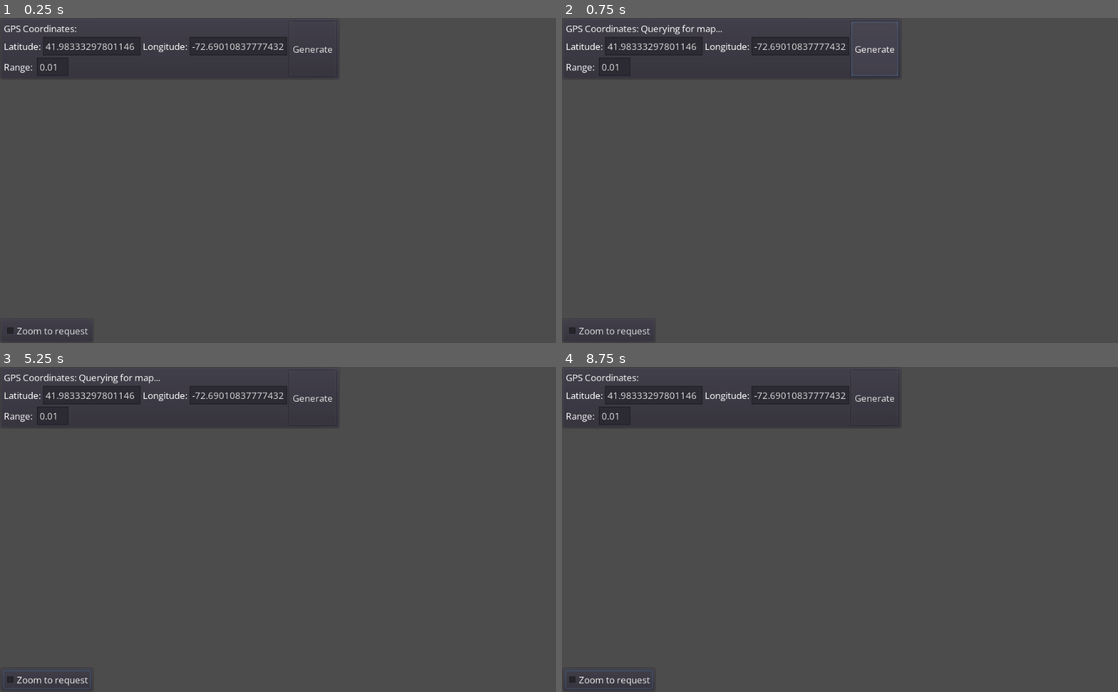
Above: before the commit, frames 1-4 (two rows, left to right).
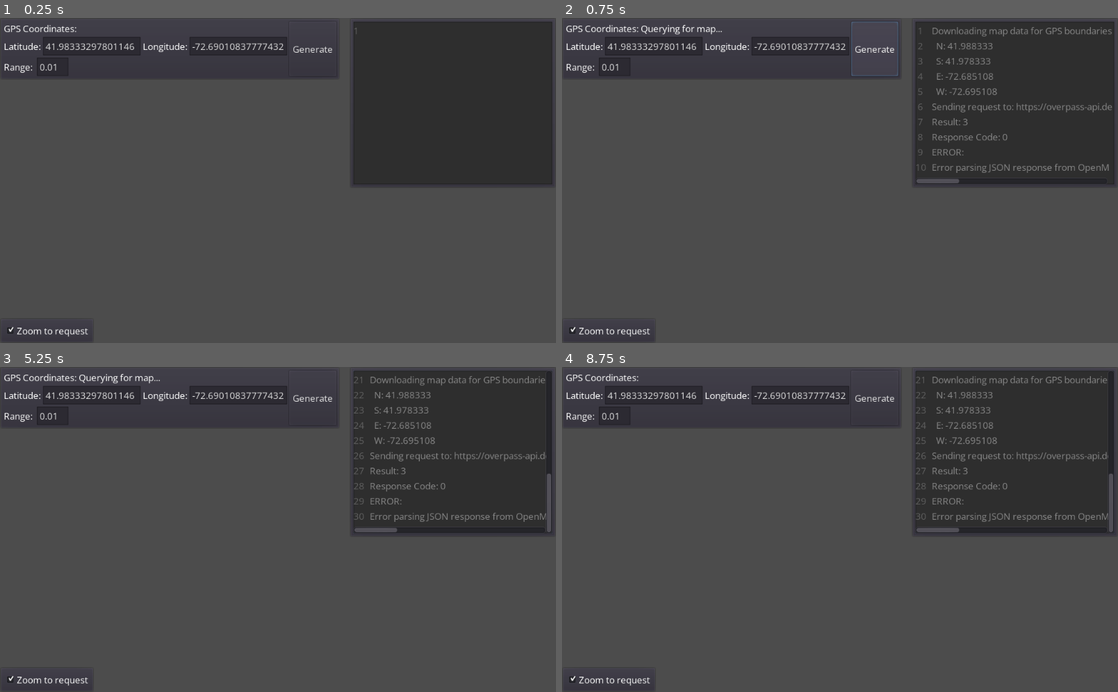
Above: after the commit, the same moments.

Repository: Netruk44/walking-app-proto-v2
Game: Godot game, scene res://scenes/Root.tscn
The game is run twice, just before and just after one commit, with the same random seed, the same clock (stepped at 60 frames per second) and the same inputs.
Inputs (mouse positions are in pixels of both pictures, inside the frame that each line leads up to):
- Up to frame 1 (0.25 s): no input
- Up to frame 2 (0.75 s): click "Generate" at 0.5 s
- Up to frame 3 (5.25 s): click "Zoom to request" at 1.25 s; click "Generate" at 2 s; click "Zoom to request" at 2.75 s; click "Generate" at 3.5 s; click "Zoom to request" at 4.25 s; tap Enter at 5 s; move the mouse to (400, 513) at 5.02 s; click (400, 513) at 5.17 s
- Up to frame 4 (8.75 s): tap Space at 5.75, 7.25 s; drag from (728, 545) to (812, 594) at 5.77 s; tap Enter at 6.5, 8 s; move the mouse to (895, 458) at 6.52 s; click (895, 458) at 6.67 s; drag from (812, 594) to (673, 480) at 7.27 s; move the mouse to (1006, 578) at 8.02 s; click (1006, 578) at 8.17 s

The runs differ from the first frame. In frame 1, 18% of the frame differs, in the area x 1-100%, y 1-98%; in frame 2, 16%; in frame 3, 16%; in frame 4, 16%.

Commit message:
Scale node[pos] to be near 0..1 instead of 0..window_size for easier saving

Diff:
--- a/scenes/Root.tscn
+++ b/scenes/Root.tscn
@@ -33,13 +33,13 @@
 script = ExtResource( 6 )
 
 [node name="Map" type="Node2D" parent="."]
-z_index = -100
 script = ExtResource( 5 )
 mapLineColor = Color( 0.905882, 0.309804, 0.309804, 1 )
 mapLineWidth = 6.0
 mapStrokeWidth = 5.0
 
 [node name="UI_CanvasLayer" type="CanvasLayer" parent="."]
+layer = 10
 
 [node name="UI" type="Control" parent="UI_CanvasLayer"]
 anchor_right = 1.0
@@ -52,7 +52,6 @@
 margin_bottom = 114.0
 
 [node name="ConsolePanel" parent="UI_CanvasLayer/UI" instance=ExtResource( 4 )]
-visible = false
 anchor_left = 1.0
 anchor_right = 1.0
 margin_left = -380.0
@@ -70,6 +69,7 @@
 margin_top = 7.0
 margin_right = 166.0
 margin_bottom = 39.0
+pressed = true
 text = "Zoom to request"
 
 [connection signal="on_error" from="Logic/OpenMapsApi" to="." method="_on_error"]
--- a/scripts/Map.gd
+++ b/scripts/Map.gd
@@ -15,15 +15,6 @@
 var nodes = {} # "id": int64:  {"lat": float, "lon": float}
 var ways = {} # "id": int64: {"nodes": list<int64>}
 
-# Calculated data
-var window_bottom = 999.0
-var window_top = -999.0
-var window_left = 999.0
-var window_right = -999.0
-
-# Precalculated drawing lines
-var requested_window_list = PoolVector2Array()
-
 func on_info(txt):
 	emit_signal("on_info", txt)
 
@@ -35,7 +26,8 @@
 	pass # Replace with function body.
 
 func _draw():
-	draw_multiline(self.requested_window_list, Color.green)
+	pass
+	#draw_multiline(self.requested_window_list, Color.green)
 
 
 # Called every frame. 'delta' is the elapsed time since the previous frame.
@@ -45,11 +37,6 @@
 func reset():
 	self.nodes = {}
 	self.ways = {}
-	self.window_bottom = 999.0
-	self.window_top = -999.0
-	self.window_left = 999.0
-	self.window_right = -999.0
-	self.requested_window_list = PoolVector2Array()
 
 	# Remove all child nodes
 	for n in get_children():
@@ -64,9 +51,6 @@
 	var window_aspect_ratio = screen_size.x / screen_size.y
 	self.on_info("Window aspect ratio (%d / %d): %f" % [screen_size.x, screen_size.y, window_aspect_ratio])
 
-	#var coordinates_aspect_ratio = (requested_window['e'] - requested_window['w']) / (requested_window['n'] - requested_window['s'])
-	#self.on_info("Coordinates aspect ratio (%d / %d): %f" % [requested_window['e'] - requested_window['w'], requested_window['n'] - requested_window['s'], coordinates_aspect_ratio])
-
 	for obj in map_data['elements']:
 		# Add the object to the appropriate dictionary, nodes or ways
 		if obj['type'] == 'node':
@@ -76,6 +60,7 @@
 		else:
 			self.on_error('Unknown object type "%s", ignoring.' % obj['type'])
 
+	# Calculate node world positions
 	var lat_min = 999.0
 	var lat_max = -999.0
 	var long_min = 999.0
@@ -99,39 +84,36 @@
 		long_min = requested_window['w']
 		long_max = requested_window['e']
 
+	# Square off the window
 	var coordinates_aspect_ratio = (long_max - long_min) / (lat_max - lat_min)
-	self.on_info("Coordinates aspect ratio (%f / %f): %f" % [long_max - long_min, lat_max - lat_min, coordinates_aspect_ratio])
 
-	if coordinates_aspect_ratio > window_aspect_ratio:
-		self.on_info("Coordinates are wider than our window is, clamping width.")
-		# Clamp width-wise
-		self.window_left = long_min
-		self.window_right = long_max
+	if is_equal_approx(coordinates_aspect_ratio, 1.0):
+		pass
+	elif coordinates_aspect_ratio > 1.0:
+		# Add to latitude
+		var lat_center = (lat_min + lat_max) / 2.0
+		var long_diff = (long_max - long_min) / 2.0
+		self.on_info("lat_max from: %f to %f" % [lat_max, lat_center + long_diff])
+		self.on_info("lat_min from: %f to %f" % [lat_min, lat_center - long_diff])
+		lat_max = lat_center + long_diff
+		lat_min = lat_center - long_diff
+	else:
+		# Add to longitude
+		var long_center = (long_min + long_max) / 2.0
+		var lat_diff = (lat_max - lat_min) / 2.0
+		self.on_info("long_max from: %f to %f" % [long_max, long_center + lat_diff])
+		self.on_info("long_min from: %f to %f" % [long_min, long_center - lat_diff])
+		long_max = long_center + lat_diff
+		long_min = long_center - lat_diff
 
-		var lat_ctr = (requested_window['n'] + requested_window['s']) / 2.0
-		var window_width = self.window_right - self.window_left
-		self.window_top = lat_ctr + (window_width / window_aspect_ratio / 2.0)
-		self.window_bottom = lat_ctr - (window_width / window_aspect_ratio / 2.0)
-	else:
-		self.on_info("Coordinates are taller than our window is, clamping height.")
-		# Clamp height-wise
-		self.window_top = lat_max
-		self.window_bottom = lat_min
-
-		var long_ctr = (requested_window['w'] + requested_window['e']) / 2.0
-		# Calculate window_left/right by using current aspect ratio
-		var window_height = self.window_top - self.window_bottom
-		self.window_left = long_ctr - (window_aspect_ratio * window_height / 2.0)
-		self.window_right = long_ctr + (window_aspect_ratio * window_height / 2.0)
-
-	# Calculate node vertex position
 	for node_id in self.nodes:
 		var n = self.nodes[node_id]
-		var x = (n['lon'] - self.window_left) / (self.window_right - self.window_left)
-		var y = 1.0 - (n['lat'] - self.window_bottom) / (self.window_top - self.window_bottom)
-		n['pos'] = Vector2(x, y) * screen_size
+		var x = (n['lon'] - long_min) / (long_max - long_min)
+		var y = 1.0 - (n['lat'] - lat_min) / (lat_max - lat_min)
+		n['pos'] = Vector2(x, y)
 
-	# Precalculate vertex positions for line rendering
+	# Add lines
+	var scale = min(screen_size.x, screen_size.y)
 	for way_id in self.ways:
 		var w = self.ways[way_id]
 
@@ -152,8 +134,6 @@
 		var line = AntialiasedLine2D.new()
 		add_child(line)
 		line.set_name('way %d' % way_id)
-		line.z_index = -1
-		line.z_as_relative = true
 		line.default_color = self.mapLineColor
 		line.width = self.mapLineWidth
 		line.begin_cap_mode = Line2D.LINE_CAP_ROUND
@@ -163,7 +143,7 @@
 		var stroke = AntialiasedLine2D.new()
 		add_child(stroke)
 		stroke.set_name('way %d stroke' % way_id)
-		stroke.z_index = -2
+		stroke.z_index = -1
 		stroke.z_as_relative = true
 		stroke.default_color = self.mapStrokeColor
 		stroke.width = self.mapLineWidth + self.mapStrokeWidth
@@ -175,31 +155,14 @@
 		for i in range(src_ids.size()):
 			var src_node = self.nodes[src_ids[i]]
 			var dst_node = self.nodes[dst_ids[i]]
-			points.push_back(src_node['pos'])
-			points.push_back(dst_node['pos'])
+			points.push_back(src_node['pos'] * scale)
+			points.push_back(dst_node['pos'] * scale)
+
+			#points.push_back(Vector2(src_node['lon'], src_node['lat']))
+			#points.push_back(Vector2(dst_node['lon'], dst_node['lat']))
 
 		line.points = points
 		stroke.points = points
 
-
-	# Calculate requested window vertex positions
-	var w = (requested_window['w'] - self.window_left) / (self.window_right - self.window_left) * screen_size.x
-	var e = (requested_window['e'] - self.window_left) / (self.window_right - self.window_left) * screen_size.x
-	var n = (1.0 - (requested_window['n'] - self.window_bottom) / (self.window_top - self.window_bottom)) * screen_size.y
-	var s = (1.0 - (requested_window['s'] - self.window_bottom) / (self.window_top - self.window_bottom)) * screen_size.y
-
-	self.requested_window_list.push_back(Vector2(w, n))
-	self.requested_window_list.push_back(Vector2(w, s))
-
-	self.requested_window_list.push_back(Vector2(w, s))
-	self.requested_window_list.push_back(Vector2(e, s))
-
-	self.requested_window_list.push_back(Vector2(e, s))
-	self.requested_window_list.push_back(Vector2(e, n))
-
-	self.requested_window_list.push_back(Vector2(e, n))
-	self.requested_window_list.push_back(Vector2(w, n))
-	update()
-
 func _on_OpenMapsApi_on_map_data(result_object, requested_window):
 	self.addFromOpenMapsApi(result_object, requested_window)
